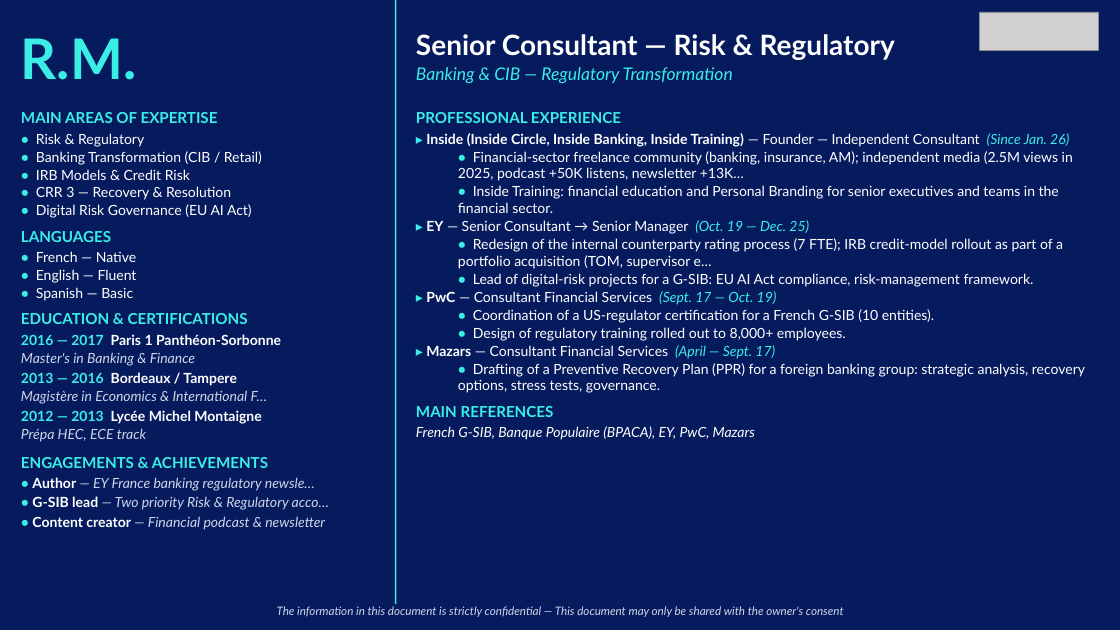
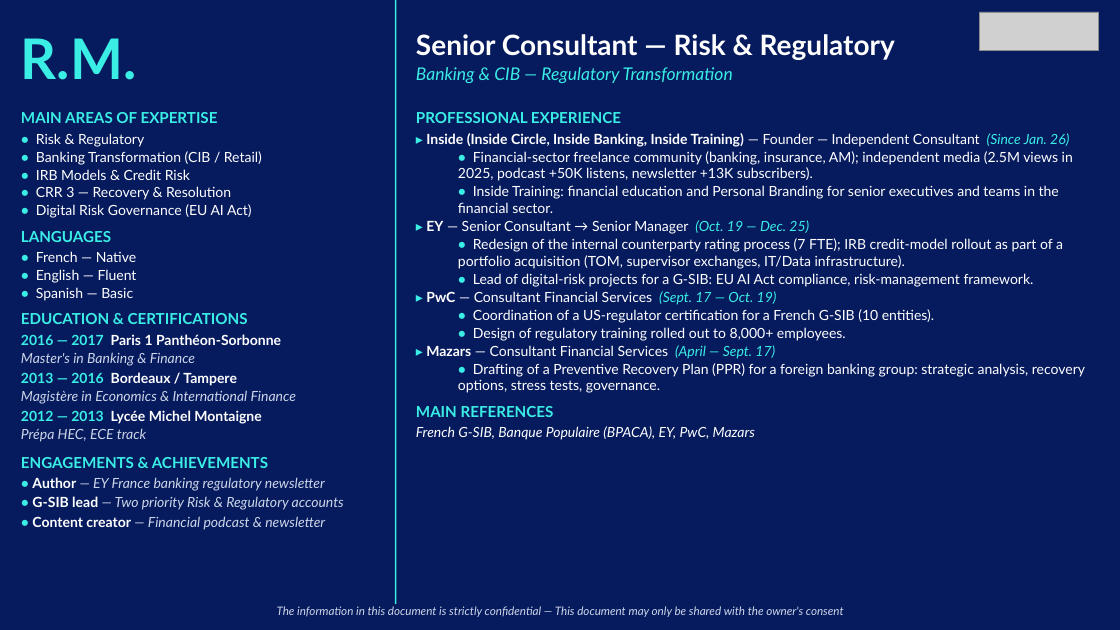
Before and after one commit to insidebankingfrance-rgb/G-n-rateur-de-CV, a slide deck: slide 2 of outputs/R.M._risk_regulatory.pptx. Drawn at 1120x630 pixels with LibreOffice and Linux fonts; fonts in the diff are those of the drawing; grey boxes stand for pictures. Boxes give left, top, right and bottom in pixels: in the first picture for what was removed or moved away, otherwise in the second. Text is boxed around its words. In the diff, an @@ line names an element or a change of style, - is before the commit and + after.

```diff
--- a/outputs/R.M._risk_regulatory.pptx
+++ b/outputs/R.M._risk_regulatory.pptx
@@ text at box(458, 151, 1073, 181): text changed @@
-  • Financial-sector freelance community (banking, insurance, AM); independent media (2.5M views in 2025, podcast +50K listens, newsletter +13K…
+  • Financial-sector freelance community (banking, insurance, AM); independent media (2.5M views in 2025, podcast +50K listens, newsletter +13K subscribers).
@@ text at box(458, 238, 1063, 269): text changed @@
-  • Redesign of the internal counterparty rating process (7 FTE); IRB credit-model rollout as part of a portfolio acquisition (TOM, supervisor e…
+  • Redesign of the internal counterparty rating process (7 FTE); IRB credit-model rollout as part of a portfolio acquisition (TOM, supervisor exchanges, IT/Data infrastructure).
@@ text at box(21, 390, 296, 404): text changed @@
-Magistère in Economics & International F…
+Magistère in Economics & International Finance
@@ text at box(32, 477, 344, 510): text changed @@
-• Author — EY France banking regulatory newsle…
-• G-SIB lead — Two priority Risk & Regulatory acco…
+• Author — EY France banking regulatory newsletter
+• G-SIB lead — Two priority Risk & Regulatory accounts
```
Also in this commit, not shown: 1 other slide changed, 16 other files.
